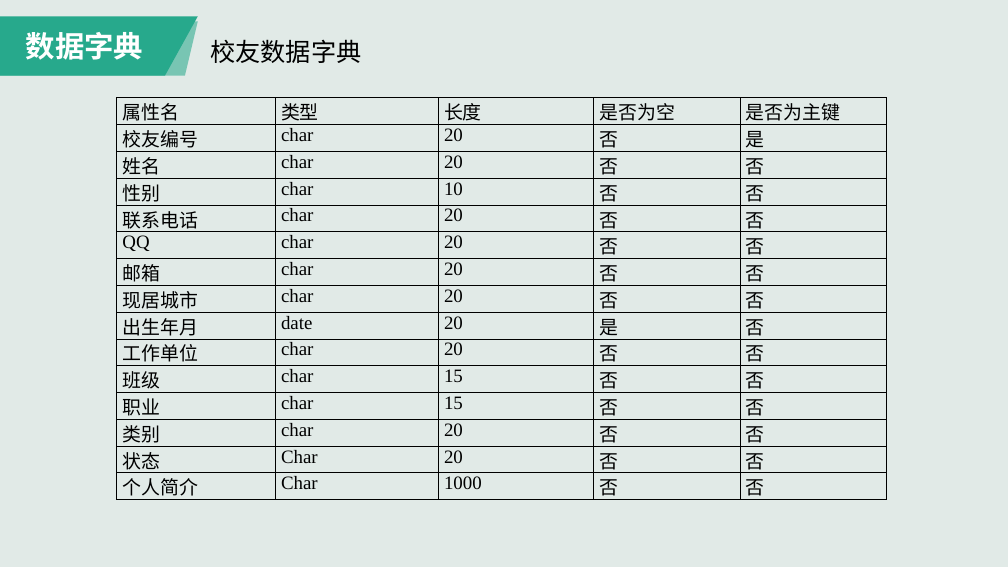
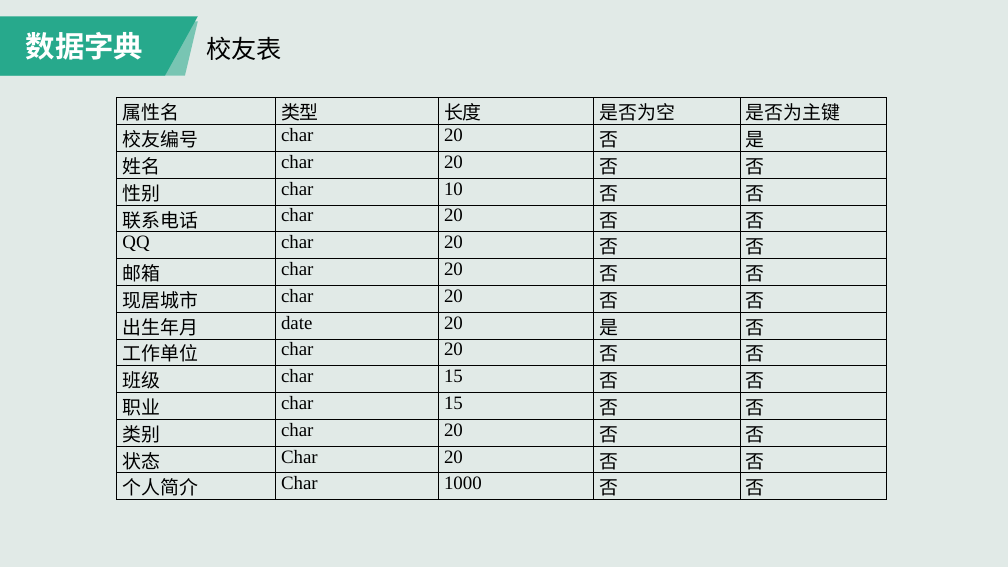
Before and after one commit to chenchenupc/TeamFProj, a slide deck: slide 16 of Document/分析与设计汇报PPT.pptx. Drawn at 1008x567 pixels with LibreOffice and Linux fonts; fonts in the diff are those of the drawing. Boxes give left, top, right and bottom in pixels: in the first picture for what was removed or moved away, otherwise in the second. Text is boxed around its words. In the diff, an @@ line names an element or a change of style, - is before the commit and + after.

```diff
--- a/Document/分析与设计汇报PPT.pptx
+++ b/Document/分析与设计汇报PPT.pptx
@@ text at (x1=207, y1=36, x2=283, y2=60): text changed @@
-校友数据字典
+校友表
```
Also in this commit, not shown: 2 other slides changed.
